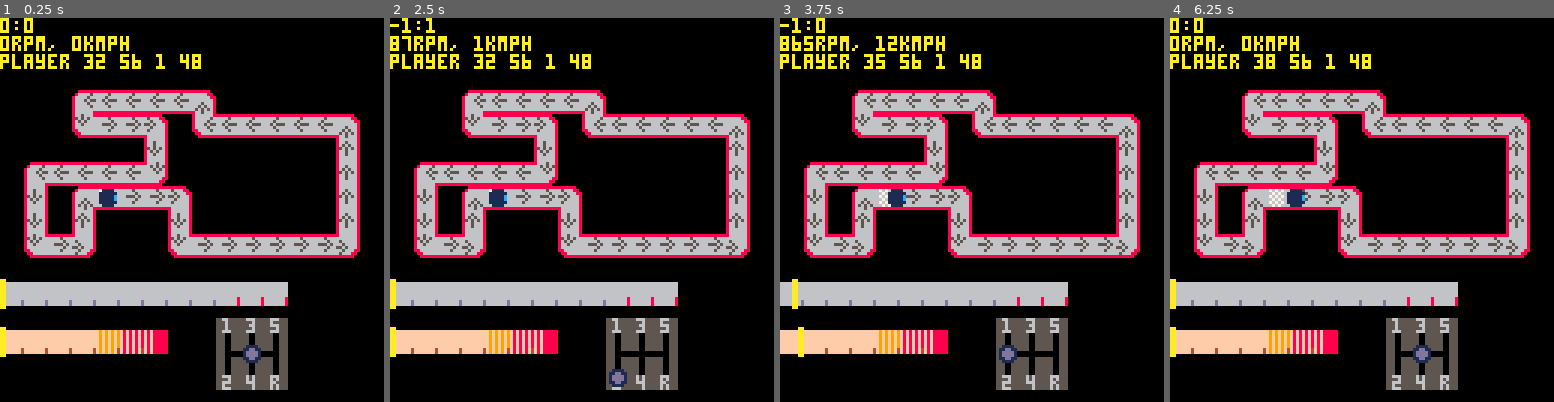
Above: before the commit, frames 1-4 (left to right).
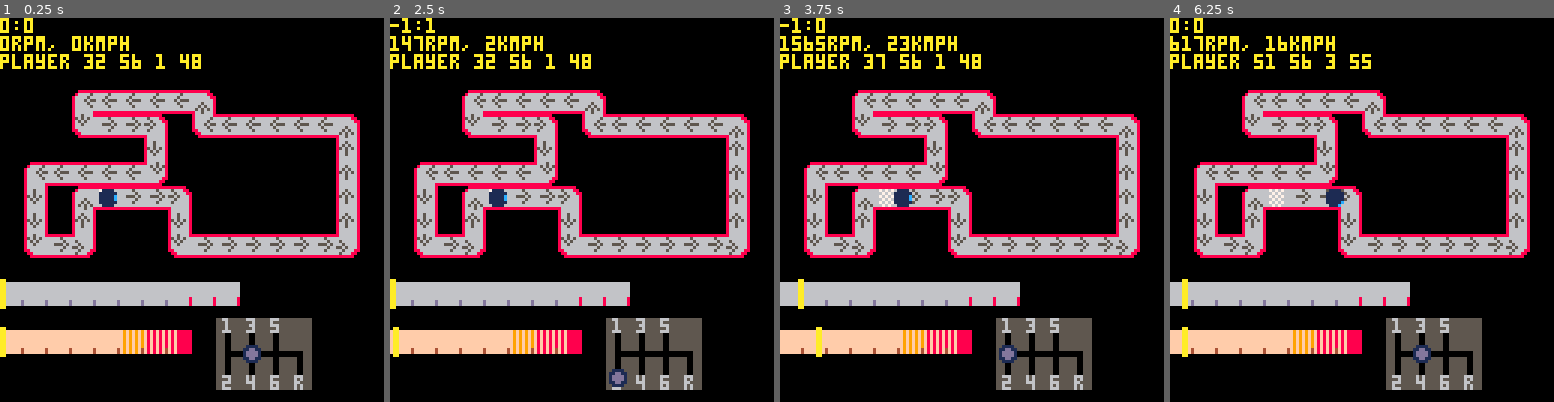
Above: after the commit, the same moments.

Repository: VedVid/PICOdrag
Game: PICO-8 cartridge picodrag.p8
The game is run twice, just before and just after one commit, with the same random seed, the same clock (stepped at 60 frames per second) and the same inputs.
Inputs:
- Up to frame 1 (0.25 s): no input
- Up to frame 2 (2.5 s): hold Left 1.97-2.37 s; hold Down from 2.42 s (still down)
- Up to frame 3 (3.75 s): release Down at 2.82 s; hold Right 2.87-3.53 s; hold Up from 3.58 s (still down)
- Up to frame 4 (6.25 s): release Up at 4.08 s; hold Right 4.13-4.53 s; hold Down 4.58-5.08 s; hold Left 5.13-5.8 s; hold Up 5.85-6.18 s; hold Left from 6.23 s (still down)

The runs differ from the first frame. In frame 1, 2.8% of the frame differs, in the area x 25-82%, y 68-97%; in frame 2, 3.4%; in frame 3, 3.9%; in frame 4, 4.5%, in the area x 0-82%, y 4-97%.

Commit message:
Honda tested

Diff:
--- a/picodrag.p8
+++ b/picodrag.p8
@@ -493,7 +493,7 @@
 end
 
 function make_car()
- return make_abarth()
+ return make_honda()
 end
 
 function make_honda()
